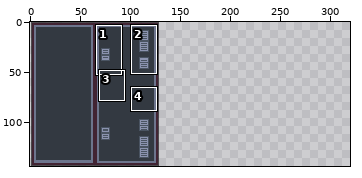
Two versions of one pixel-art file, Trijam-226/Assets/Sprites/buildings.aseprite. The picture above shows the old version from afar; the outline marks the close-up.
Close-up. Old version:
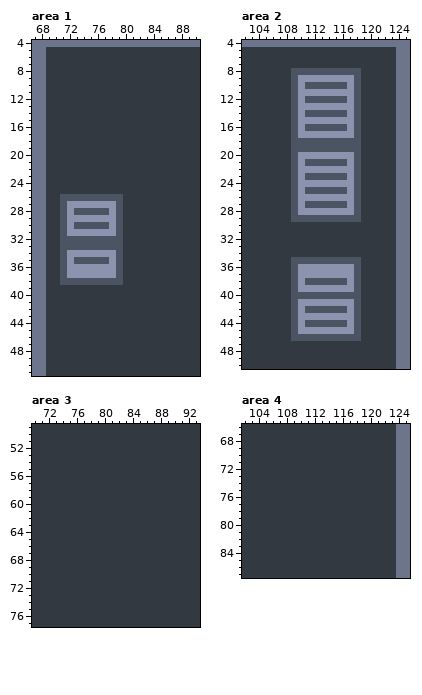
128x144 pixels, 1 frame. Shown: area 1: x 67..90, y 4..51; area 2: x 102..125, y 4..50; area 3: x 70..93, y 49..77; area 4: x 102..125, y 66..87. The old version is drawn lined up with the new one, on the new canvas. The commit also changed other parts of the picture, which this record leaves out.
The result:
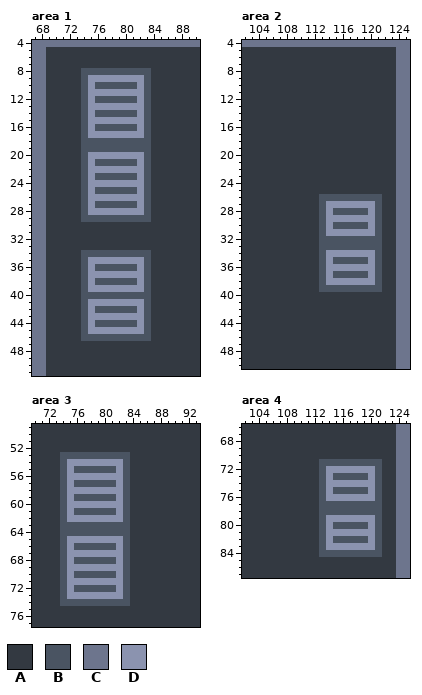
Palette (. is transparent): A #333941  B #4a5462  C #6d758d  D #8b93af
From old to new:
canvas 128x144 -> 320x144, the old top-left corner now at 1,0
Changed rows in their new state; - is an unchanged pixel.
Area 1:
first column x 71:
 8 ---BBBBBBBBBB
 9 ---BDDDDDDDDB
10 ---BDBBBBBBDB
11 ---BDDDDDDDDB
12 ---BDBBBBBBDB
13 ---BDDDDDDDDB
14 ---BDBBBBBBDB
15 ---BDDDDDDDDB
16 ---BDBBBBBBDB
17 ---BDDDDDDDDB
18 ---BBBBBBBBBB
19 ---BBBBBBBBBB
20 ---BDDDDDDDDB
21 ---BDBBBBBBDB
22 ---BDDDDDDDDB
23 ---BDBBBBBBDB
24 ---BDDDDDDDDB
25 ---BDBBBBBBDB
26 AAA-DDDDDDDDB
27 AAAB-BBB-BBDB
28 AAA-DDD-DDDDB
29 AAABBBBB-BBBB
30 AAAAAAAAA----
31 AAAAAAAAA----
32 AAAAAAAAA----
33 AAAAAAAAA----
34 AAABBBBB-BBBB
35 AAA-DDD-DDDDB
36 AAAB-BBB-BBDB
37 AAAB----DDDDB
38 AAA-D----BBDB
39 ---BDDDDDDDDB
40 ---BBBBBBBBBB
41 ---BDDDDDDDDB
42 ---BDBBBBBBDB
43 ---BDDDDDDDDB
44 ---BDBBBBBBDB
45 ---BDDDDDDDDB
46 ---BBBBBBBBBB
Area 2:
first column x 109:
 8 AAAAAAAAAA---
 9 AAAAAAAAAA---
10 AAAAAAAAAA---
11 AAAAAAAAAA---
12 AAAAAAAAAA---
13 AAAAAAAAAA---
14 AAAAAAAAAA---
15 AAAAAAAAAA---
16 AAAAAAAAAA---
17 AAAAAAAAAA---
18 AAAAAAAAAA---
19 AAAAAAAAAA---
20 AAAAAAAAAA---
21 AAAAAAAAAA---
22 AAAAAAAAAA---
23 AAAAAAAAAA---
24 AAAAAAAAAA---
25 AAAAAAAAAA---
26 AAAABBBBB-BBB
27 AAAA-DDD-DDDB
28 AAAAB-BBB-BDB
29 AAAA-DDDDDDDB
30 ----BDBBBBBDB
31 ----BDDDDDDDB
32 ----BBBBBBBBB
33 ----BBBBBBBBB
34 ----BDDDDDDDB
35 AAAA-D----BDB
36 AAAAB----DDDB
37 AAAAB-BBB-BDB
38 AAAA-DDD-DDDB
39 AAAABBBBB-BBB
40 AAAAAAAAAA---
41 AAAAAAAAAA---
42 AAAAAAAAAA---
43 AAAAAAAAAA---
44 AAAAAAAAAA---
45 AAAAAAAAAA---
46 AAAAAAAAAA---
Area 3:
first column x 74:
53 BBBBBBBBBB
54 BDDDDDDDDB
55 BDBBBBBBDB
56 BDDDDDDDDB
57 BDBBBBBBDB
58 BDDDDDDDDB
59 BDBBBBBBDB
60 BDDDDDDDDB
61 BDBBBBBBDB
62 BDDDDDDDDB
63 BBBBBBBBBB
64 BBBBBBBBBB
65 BDDDDDDDDB
66 BDBBBBBBDB
67 BDDDDDDDDB
68 BDBBBBBBDB
69 BDDDDDDDDB
70 BDBBBBBBDB
71 BDDDDDDDDB
72 BDBBBBBBDB
73 BDDDDDDDDB
74 BBBBBBBBBB
Area 4:
first column x 113:
71 BBBBBBBBB
72 BDDDDDDDB
73 BDBBBBBDB
74 BDDDDDDDB
75 BDBBBBBDB
76 BDDDDDDDB
77 BBBBBBBBB
78 BBBBBBBBB
79 BDDDDDDDB
80 BDBBBBBDB
81 BDDDDDDDB
82 BDBBBBBDB
83 BDDDDDDDB
84 BBBBBBBBB
Pixel boxes of the changes (left, top, right, bottom) in both close-ups:
changed: (60, 68, 151, 341)
changed: (291, 68, 382, 341)
changed: (60, 452, 130, 606)
changed: (319, 459, 382, 557)
